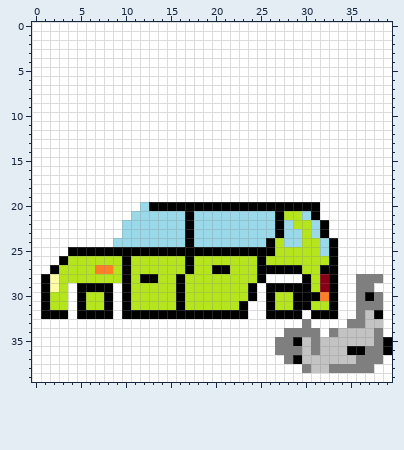
Two states of a pixel-art sprite, gra/auto3drift lewo.png. The picture above was drawn from the file before the commit.
The file is 40x40 pixels.
Once edited:
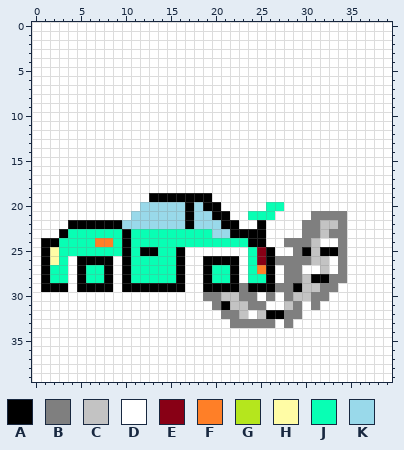
Palette (. is transparent): A #000000  B #7f7f7f  C #c3c3c3  D #ffffff  E #880015  F #ff7f27  G #b5e61d  H #fffca5  J #08ffb4  K #99d9ea
The edit:
y 19: x 13..19 DDDDDDD -> AAAAAAA
y 20: x 13..16 AAAA -> KKKK; x 18 A -> K; x 21..31 AAAAAAAAAAA -> DDDDDJJDDDD
y 21: x 20..34 KKKKKKKAGGKADDD -> AADDJJJDDDDBBBB
y 22: x 4..9 DDDDDD -> AAAAAA; x 21..34 KKKKKKAKGGKADD -> AADDADDDDBBCCB
y 23: x 3..19 DDDDDDDKKKKKKKAKK -> AJJJJJJAJJJJJJJJJ; x 22..34 KKKKKAKKGKADD -> AAAADDDDBBCBB
y 24: x 1..34 DDDDDDDDKKKKKKKKAKKKKKKKKAGKKGGKAD -> AAJJJJFFJAJJJJJJJJJJJJJAADDBBBCDDB
y 25: x 1..9 DDDAAAAAA -> AHJJJJJJJ; x 11 A -> J; x 14..15 AA -> JJ; x 17..25 AAAAAAAAA -> DDDDDDDJE; x 27..32 GGGGGK -> DDBACA; x 34 D -> B
y 26: x 1..9 DDAGGGGGG -> AHJDAAAAD; x 11..34 GGGGGGAGGGGGGGAGGGGGGGAD -> JJJJJADDAAAADJEABBBBCCDB
y 27: x 1..9 DAGGGGFFG -> AJJDAJJAD; x 11..25 GGGGGGAGGAAGGGA -> JJJJJADDAJJADJF; x 27..34 AAAGGAAD -> DBBDDCDB
y 28: x 2..9 HGGGGGGG -> JJDAJJAD; x 11..15 GAAGG -> JJJJJ; x 17..26 GGGGGGGGAD -> DDAJJADJJA; x 28..34 DDAGEAD -> BBCAABB; x 36..38 BBB -> DDD
y 29: x 2..3 HG -> AA; x 11..15 GGGGG -> AAAAA; x 17..23 GGGGGGG -> DDAAAAB; x 25 D -> A; x 27..28 AA -> BB; x 30..33 AGEA -> CCBB; x 36..37 BB -> DD
y 30: x 1..3 AGG -> DDD; x 5..8 AGGA -> DDDD; x 10..24 AGGGGGAGGGGGGGA -> DDDDDDDDDBBCCBB; x 26..33 AGGAAAFA -> BDBCCBBD; x 36..38 BAB -> DDD
y 31: x 1..3 AGG -> DDD; x 5..8 AGGA -> DDDD; x 10..33 AGGGGGAGGGGGGADDAGGAAGGA -> DDDDDDDDDDBACCBBDDCBDBDD; x 36..38 BBB -> DDD
y 32: x 1..3 AAA -> DDD; x 5..8 AAAA -> DDDD; x 10..23 AAAAAAAAAAAAAA -> DDDDDDDDDDDBBC; x 25 D -> C; x 28..29 AA -> BB; x 31..33 AAA -> DDD; x 36..38 BCA -> DDD
y 33: x 22..26 DDDDD -> BBBBB; x 28 D -> B; x 30 B -> D; x 35..38 BBCC -> DDDD
y 34: x 28..31 BBBB -> DDDD; x 33..38 BCCCCB -> DDDDDD
y 35: x 27..39 BBACBCCCCCCBA -> DDDDDDDDDDDDD
y 36: x 27..39 BBBCBCCCAABBA -> DDDDDDDDDDDDD
y 37: x 28..38 BACCCCCCBBB -> DDDDDDDDDDD
y 38: x 30..37 BCCBBBBB -> DDDDDDDD
Boxes around the changes in both pictures, in picture pixels (x1, y1, x2, y2):
changed: (41, 193, 392, 373)
